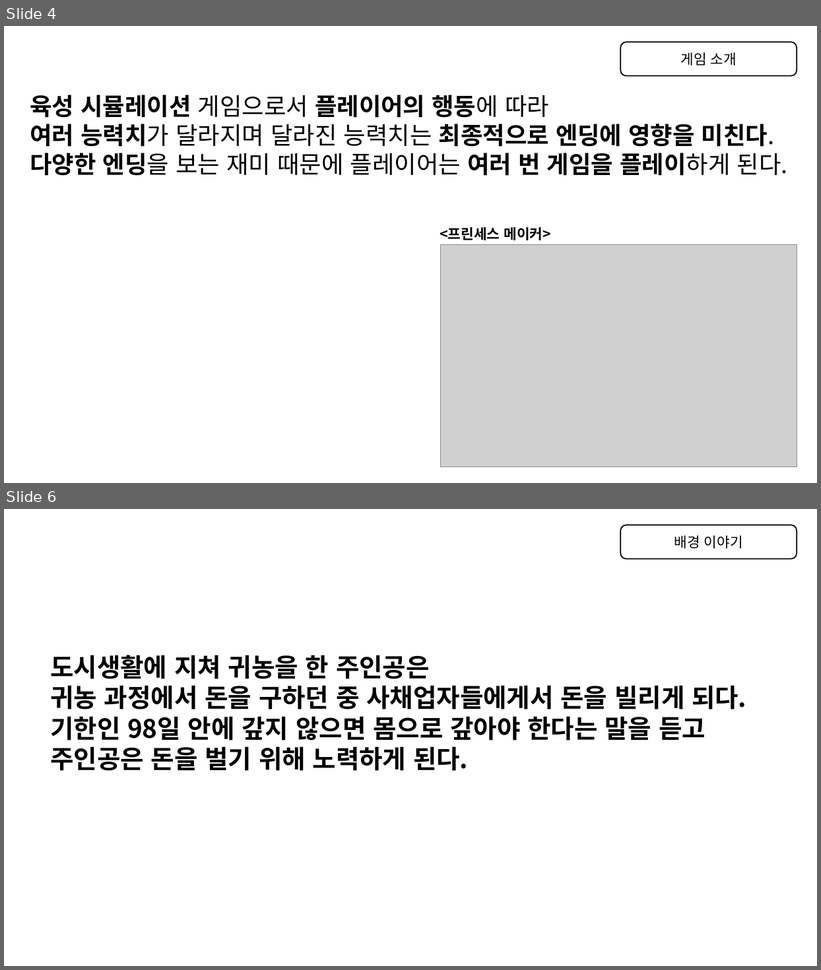
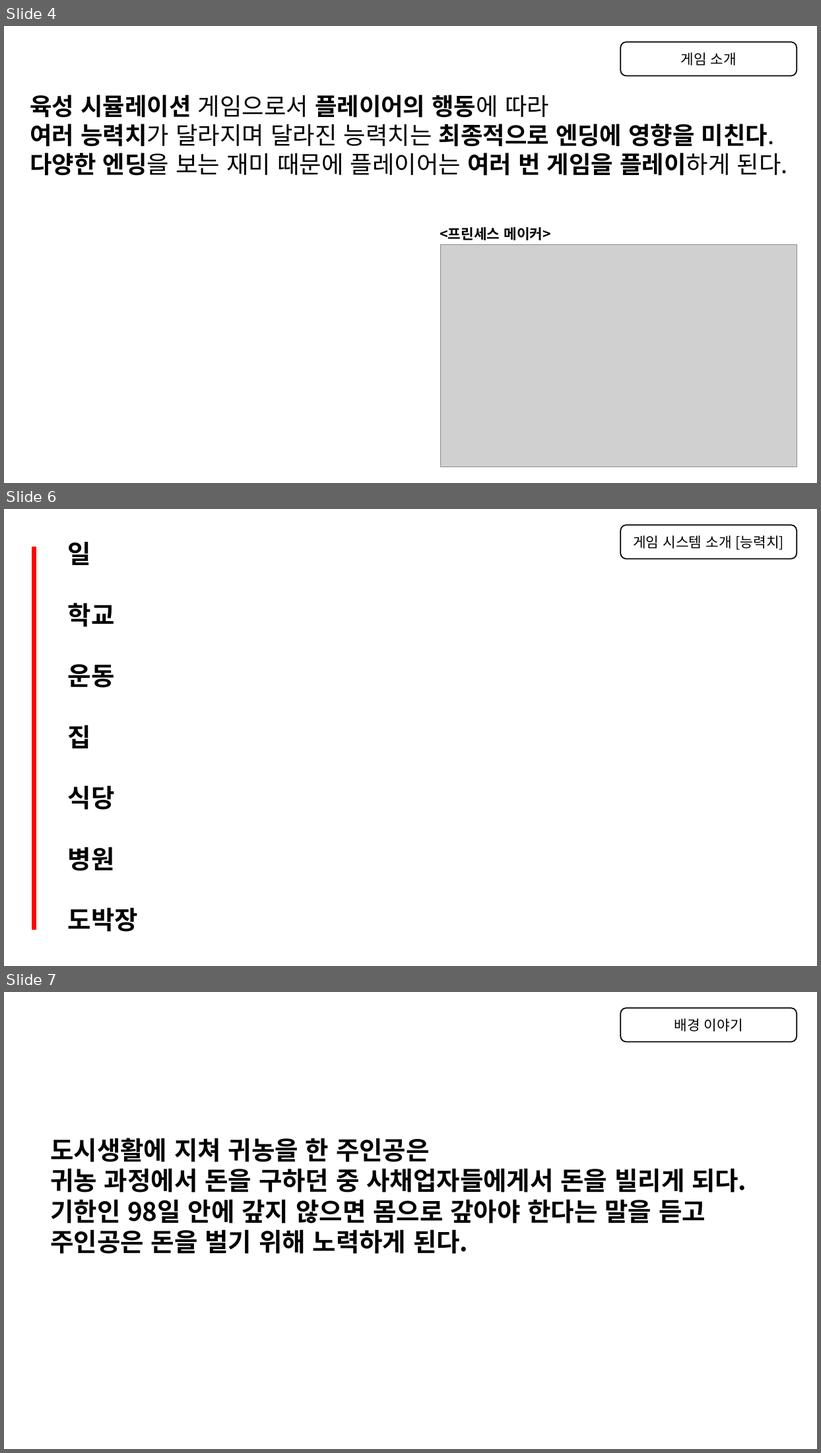
Before and after one commit to EsPUNCH/BlAck_Mesa, a slide deck: 산학분반1팀_블랙 메사.pptx. Shown one above the other, each under a label of ours: slides 4 and 6 before the commit, slides 4, 6 and 7 after it; the slides between them are not shown. The pictures are 821x970 and 821x1453 pixels, drawn with LibreOffice and Linux fonts; fonts in the diff are those of the drawing; grey boxes stand for pictures. Boxes give left, top, right and bottom in pixels: in the first picture for what was removed or moved away, otherwise in the second. Text is boxed around its words. In the diff, an @@ line names an element or a change of style, - is before the commit and + after.

```diff
--- a/산학분반1팀_블랙 메사.pptx
+++ b/산학분반1팀_블랙 메사.pptx
@@ slide 6 added at bbox=[4, 509, 817, 966], background #FFFFFF @@
@@ rounded rectangle added at bbox=[620, 525, 797, 559], fill #FFFFFF, outline #000000 2 pt, 25 pt, text #000000 @@
+게임 시스템 소개 [능력치]
@@ rectangle added at bbox=[32, 547, 36, 930], fill #FF0000, outline #FF0000 2 pt @@
@@ text added at bbox=[68, 541, 138, 932], 45 pt, text #000000, bold @@
+일
+학교
+운동
+집
+식당
+병원
+도박장
@@ what was slide 6 is now slide 7 @@
```
Also in this commit, not shown: 1 slide changed.
